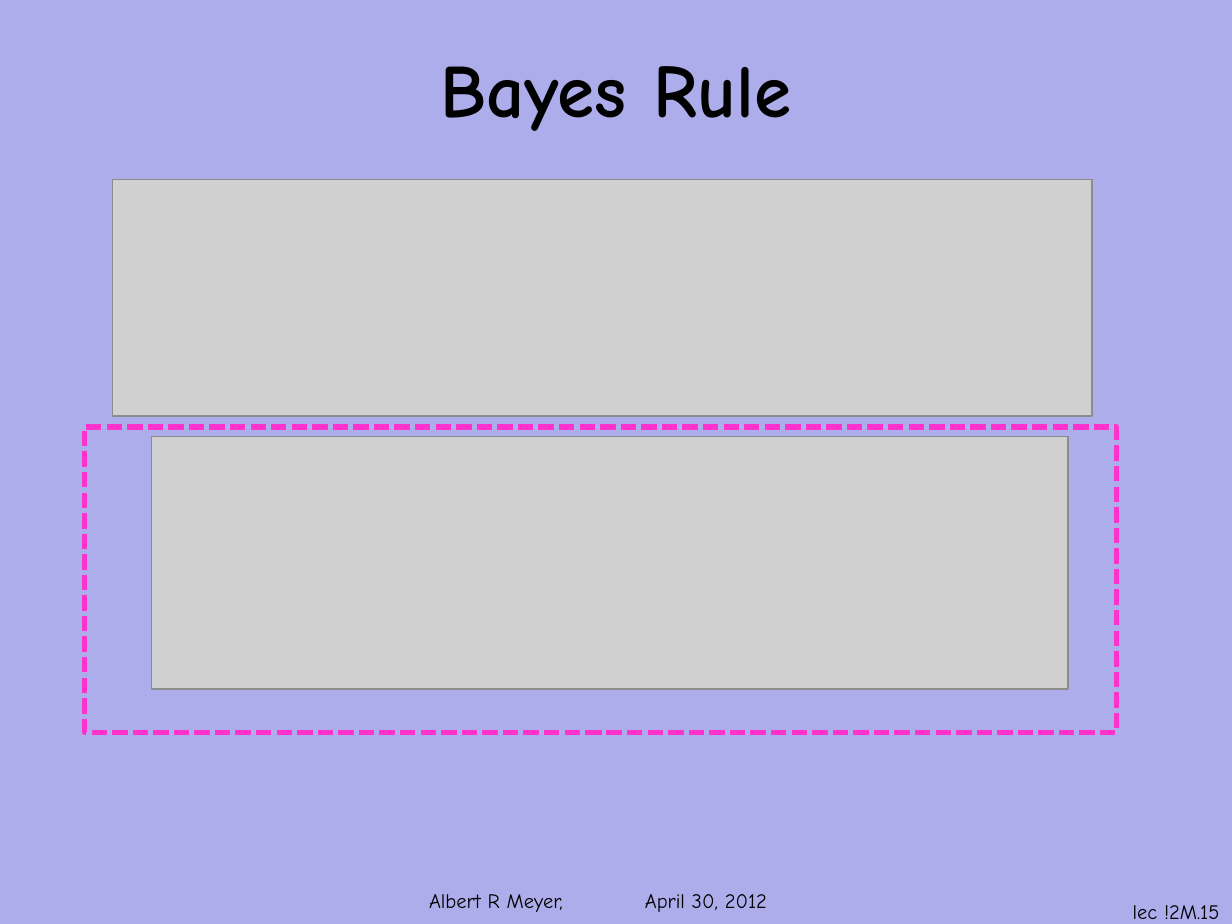
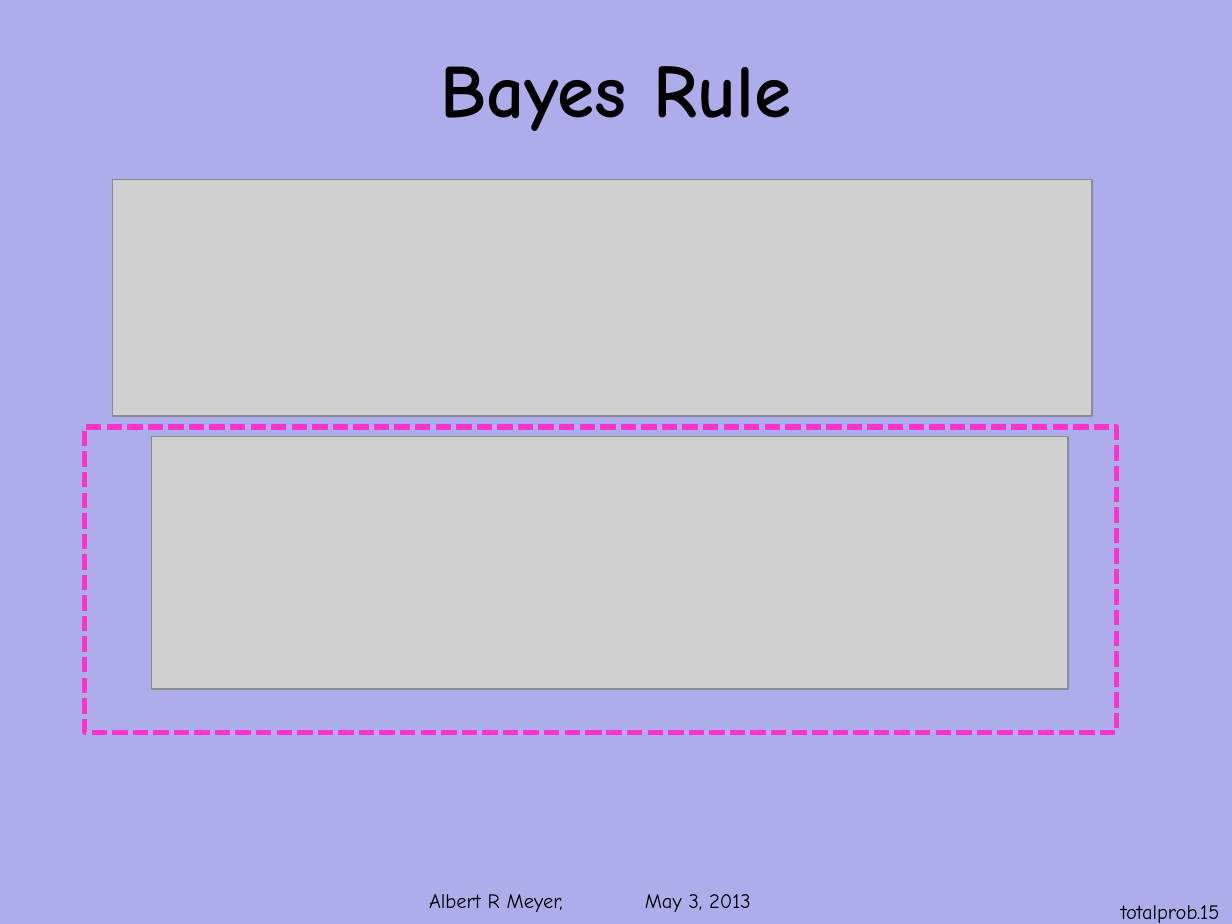
Before and after one commit to armeyer/mcs_web, a slide deck: slide 15 of spring13/slides13/total-probability.pptx. Drawn at 1232x924 pixels with LibreOffice and Linux fonts; fonts in the diff are those of the drawing; grey boxes stand for pictures; background and template pictures are left out. Boxes give left, top, right and bottom in pixels: in the first picture for what was removed or moved away, otherwise in the second. Text is boxed around its words. In the diff, an @@ line names an element or a change of style, - is before the commit and + after.

Commit message:
format total-probability.pptx

```diff
--- a/spring13/slides13/total-probability.pptx
+++ b/spring13/slides13/total-probability.pptx
@@ text at (429,894,751,912): text changed @@
-Albert R Meyer, April 30, 2012
+Albert R Meyer, May 3, 2013
@@ page number at (1121,905,1220,923): text changed @@
-lec !2M.15
+totalprob.15
```
Also in this commit, not shown: 14 other slides changed.
